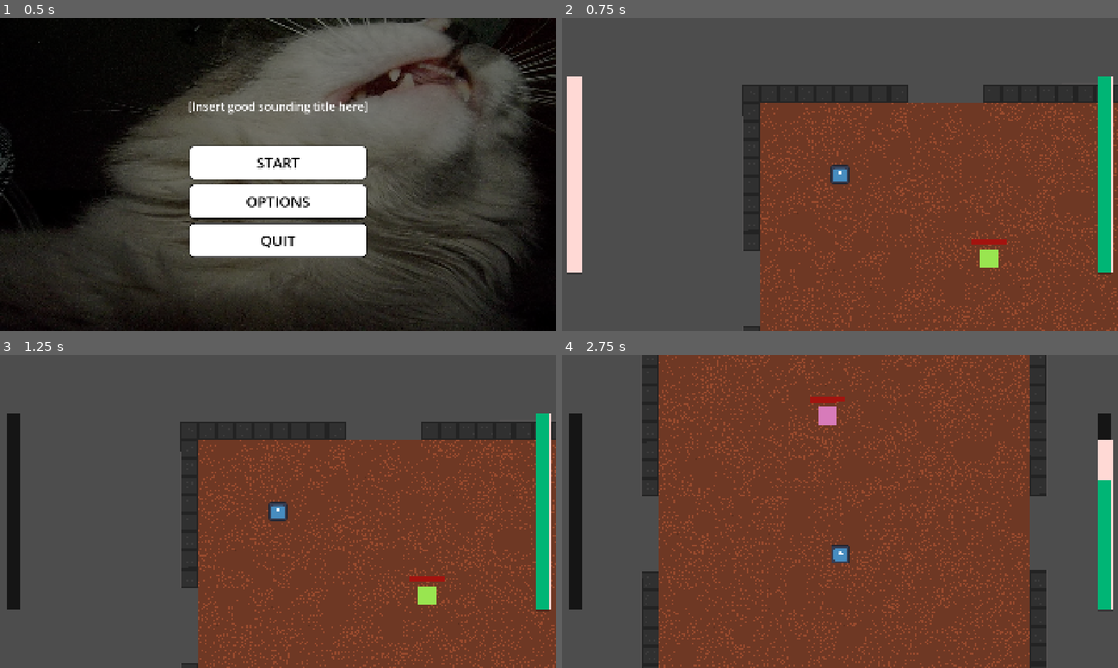
Above: before the commit, frames 1-4 (two rows, left to right).
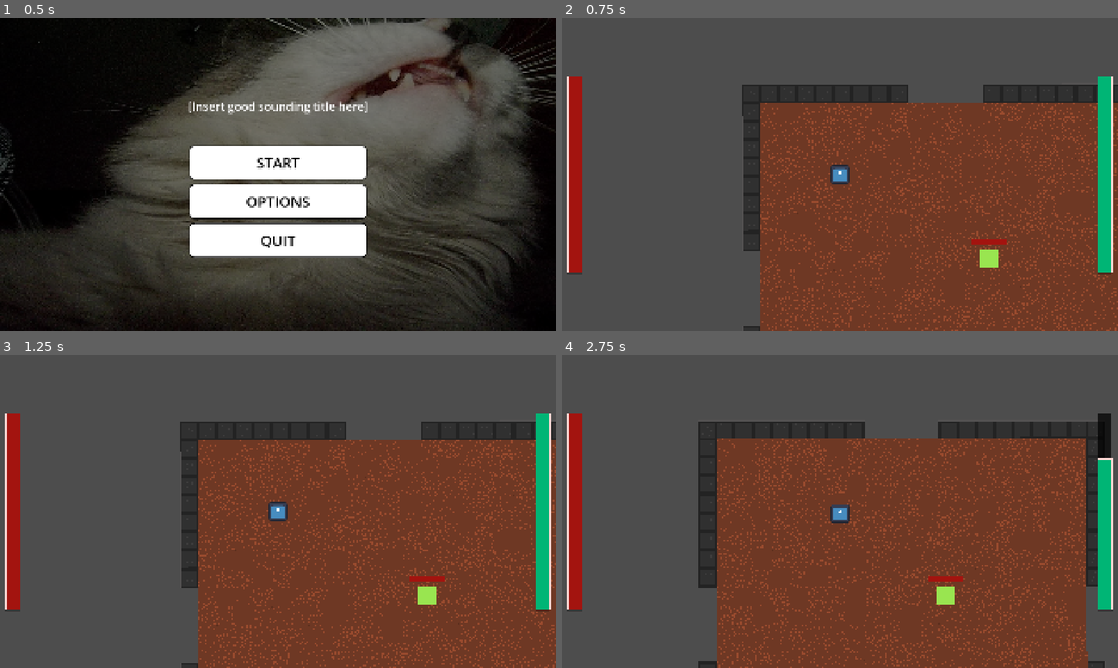
Above: after the commit, the same moments.

Repository: BananerCatter/untitled-roguelike
Game: Godot game, scene res://scenes/main_menu.tscn
Same seed, same stepped clock (60 frames per second), same inputs: the game is played once before the commit and once after it. The engine's default icon, where the game draws it, is replaced by a stand-in: a white triangle on a blue panel in a dark square.
Inputs (mouse positions are in pixels of both pictures, inside the frame that each line leads up to):
- Up to frame 1 (0.5 s): no input
- Up to frame 2 (0.75 s): click "START" at 0.5 s
- Up to frame 3 (1.25 s): no input
- Up to frame 4 (2.75 s): tap Enter at 1.25 s; move the mouse to (962, 495) at 1.27 s; hold D (right) 1.28-2.03 s; tap Shift (dash) at 1.35, 2.3 s; click (962, 495) at 1.55 s; move the mouse to (728, 527) at 2.02 s; hold S (down) from 2.03 s (still down); click (728, 527) at 2.1 s

Frame 1 is identical in both runs. In frame 2, 1.5% of the frame differs, in the area x 1-4%, y 18-82%; in frame 3, 1.7%; in frame 4, 48%, in the area x 0-100%, y 0-100%.

Commit message:
added hitboxes and hurtboxes

Diff:
--- a/untitled-roguelike/project.godot
+++ b/untitled-roguelike/project.godot
@@ -67,6 +67,11 @@
 "events": [null, Object(InputEventKey,"resource_local_to_scene":false,"resource_name":"","device":16,"window_id":0,"alt …(201 unchanged characters)…
 ]
 }
+light_attack={
+"deadzone": 0.2,
+"events": [null, Object(InputEventMouseButton,"resource_local_to_scene":false,"resource_name":"","device":-1,"window_id":0,"alt_pressed":false,"shift_pressed":false,"ctrl_pressed":false,"meta_pressed":false,"button_mask":0,"position":Vector2(0, 0),"global_position":Vector2(0, 0),"factor":1.0,"button_index":1,"canceled":false,"pressed":false,"double_click":false,"script":null)
+]
+}
 
 [layer_names]
 
--- a/untitled-roguelike/resources/base_enemy_stats.tres
+++ b/untitled-roguelike/resources/base_enemy_stats.tres
@@ -5,7 +5,7 @@
 [resource]
 resource_local_to_scene = true
 script = ExtResource("1_ckkd7")
-base_max_health = 300
+base_max_health = 100
 base_damage = 20.0
 base_defence = 10.0
 faction = 1
--- a/untitled-roguelike/resources/player_stats.tres
+++ b/untitled-roguelike/resources/player_stats.tres
@@ -3,8 +3,9 @@
 [ext_resource type="Script" uid="uid://cyurnsedhb28p" path="res://scripts/stats.gd" id="1_wld0n"]
 
 [resource]
+resource_local_to_scene = true
 script = ExtResource("1_wld0n")
 base_max_health = 300
-base_damage = 20.0
+base_damage = 40.0
 base_defence = 30.0
 metadata/_custom_type_script = "uid://cyurnsedhb28p"
--- a/untitled-roguelike/scenes/base_enemy.tscn
+++ b/untitled-roguelike/scenes/base_enemy.tscn
@@ -3,7 +3,11 @@
 [ext_resource type="Texture2D" uid="uid://bhp2st6ykjigg" path="res://assets/img/animation/Sprite-0001-Sheet.png" id="1_n1jr3"]
 [ext_resource type="Script" uid="uid://d0oqb5705hvbv" path="res://scripts/base_enemy.gd" id="1_sw3va"]
 [ext_resource type="Resource" uid="uid://baheirlcclwxy" path="res://resources/base_enemy_stats.tres" id="2_kegi0"]
-[ext_resource type="Script" uid="uid://dueorwigpeuty" path="res://scripts/progress_bar.gd" id="3_2kb2m"]
+[ext_resource type="Script" uid="uid://cfkxrn82ksxc7" path="res://scripts/enemy_hp.gd" id="4_64ljx"]
+[ext_resource type="Script" uid="uid://c2qaivfsi7ncn" path="res://scripts/hurtbox.gd" id="5_64ljx"]
+
+[sub_resource type="CircleShape2D" id="CircleShape2D_64ljx"]
+radius = 20.0
 
 [sub_resource type="AtlasTexture" id="AtlasTexture_sw3va"]
 atlas = ExtResource("1_n1jr3")
@@ -51,7 +55,7 @@
 radius = 70.0
 
 [sub_resource type="CircleShape2D" id="CircleShape2D_sw3va"]
-radius = 140.0
+radius = 180.0
 
 [sub_resource type="CircleShape2D" id="CircleShape2D_2kb2m"]
 radius = 20.0
@@ -78,7 +82,13 @@
 shadow_size = 1
 shadow_offset = Vector2(0, 1)
 
-[node name="BaseEnemy" type="CharacterBody2D" unique_id=1743834607 node_paths=PackedStringArray("sprite", "hitbox", "dash_duration", "dash_cooldown", "dash_brake", "enter_area", "exit_area")]
+[sub_resource type="CircleShape2D" id="CircleShape2D_lpp5k"]
+radius = 25.0
+
+[sub_resource type="CircleShape2D" id="CircleShape2D_vlovk"]
+radius = 12.0
+
+[node name="BaseEnemy" type="CharacterBody2D" unique_id=1743834607 node_paths=PackedStringArray("sprite", "dash_duration", "dash_cooldown", "dash_brake", "enter_area", "exit_area")]
 motion_mode = 1
 script = ExtResource("1_sw3va")
 stats = ExtResource("2_kegi0")
@@ -87,7 +97,7 @@
 speed = 100.0
 acceleration = 50.0
 dash_mult = 4.0
-hitbox = NodePath("CollisionShape2D")
+hitbox_shape = SubResource("CircleShape2D_64ljx")
 dash_duration = NodePath("DashDuration")
 dash_cooldown = NodePath("DashCooldown")
 dash_brake = NodePath("DashBrake")
@@ -142,6 +152,7 @@
 offset_bottom = 40.0
 
 [node name="ProgressBar" type="ProgressBar" parent="Control" unique_id=548487250]
+unique_name_in_owner = true
 z_index = 1
 custom_minimum_size = Vector2(30, 5)
 layout_mode = 0
@@ -152,9 +163,9 @@
 size_flags_vertical = 1
 theme_override_styles/background = SubResource("StyleBoxEmpty_yubou")
 theme_override_styles/fill = SubResource("StyleBoxFlat_rns2u")
-value = 100.0
+value = 60.0
 show_percentage = false
-script = ExtResource("3_2kb2m")
+script = ExtResource("4_64ljx")
 
 [node name="Timer" type="Timer" parent="Control/ProgressBar" unique_id=1982625604]
 wait_time = 0.5
@@ -175,11 +186,25 @@
 theme_override_styles/background = SubResource("StyleBoxFlat_bt76a")
 theme_override_styles/fill = SubResource("StyleBoxFlat_u2dgd")
 value = 100.0
-fill_mode = 3
 show_percentage = false
+
+[node name="AttackRange" type="Area2D" parent="." unique_id=1648761200]
+
+[node name="CollisionShape2D" type="CollisionShape2D" parent="AttackRange" unique_id=1598724817]
+shape = SubResource("CircleShape2D_lpp5k")
+
+[node name="Hurtbox" type="Area2D" parent="." unique_id=1655696417]
+script = ExtResource("5_64ljx")
+metadata/_custom_type_script = "uid://c2qaivfsi7ncn"
+
+[node name="CollisionShape2D" type="CollisionShape2D" parent="Hurtbox" unique_id=1018844325]
+shape = SubResource("CircleShape2D_vlovk")
+debug_color = Color(0.9892697, 0, 0.29782167, 0.41960785)
 
 [connection signal="body_entered" from="EnterArea" to="." method="_on_enter_area_body_entered"]
 [connection signal="body_exited" from="EnterArea" to="." method="_on_enter_area_body_exited"]
 [connection signal="body_exited" from="ExitArea" to="." method="_on_exit_area_body_exited"]
 [connection signal="body_exited" from="StopArea" to="." method="_on_exit_area_body_exited"]
 [connection signal="timeout" from="Control/ProgressBar/Timer" to="Control/ProgressBar" method="_on_timer_timeout"]
+[connection signal="body_entered" from="AttackRange" to="." method="_on_attack_range_body_entered"]
+[connection signal="body_exited" from="AttackRange" to="." method="_on_attack_range_body_exited"]
--- a/untitled-roguelike/scenes/player.tscn
+++ b/untitled-roguelike/scenes/player.tscn
@@ -3,6 +3,10 @@
 [ext_resource type="Texture2D" uid="uid://dtacd5ompcr4w" path="res://icon.svg" id="1_3vyb7"]
 [ext_resource type="Script" uid="uid://ctvnrgd2he8u8" path="res://scripts/player.gd" id="1_g2els"]
 [ext_resource type="Resource" uid="uid://wvnq8mbo1x63" path="res://resources/player_stats.tres" id="2_qhqgy"]
+[ext_resource type="Script" uid="uid://c2qaivfsi7ncn" path="res://scripts/hurtbox.gd" id="4_dqkch"]
+
+[sub_resource type="CircleShape2D" id="CircleShape2D_qhqgy"]
+radius = 15.0
 
 [sub_resource type="SpriteFrames" id="SpriteFrames_b013q"]
 animations = [{
@@ -16,15 +20,18 @@
 }]
 
 [sub_resource type="CircleShape2D" id="CircleShape2D_lpp5k"]
-radius = 7.2111025
+radius = 7.5
 
-[node name="Player" type="CharacterBody2D" unique_id=1112876604 node_paths=PackedStringArray("hitbox", "timer", "dash_cooldown", "stamina_cooldown")]
+[sub_resource type="CircleShape2D" id="CircleShape2D_qlg0r"]
+radius = 8.0
+
+[node name="Player" type="CharacterBody2D" unique_id=1112876604 node_paths=PackedStringArray("timer", "dash_cooldown", "stamina_cooldown")]
+motion_mode = 1
 script = ExtResource("1_g2els")
 stats = ExtResource("2_qhqgy")
 max_speed = 200.0
 speed = 200.0
 dash_mult = 1.5
-hitbox = NodePath("hitbox")
 acceleration = 500.0
 timer = NodePath("DashTime")
 dash_cooldown = NodePath("DashCooldown")
@@ -32,15 +39,13 @@
 max_stamina = 100.0
 stamina_cooldown = NodePath("Cooldown")
 stamina_recovery = 24.0
+hitbox_shape = SubResource("CircleShape2D_qhqgy")
 
 [node name="AnimatedSprite2D" type="AnimatedSprite2D" parent="." unique_id=1082742204]
 scale = Vector2(0.125, 0.125)
 sprite_frames = SubResource("SpriteFrames_b013q")
 
 [node name="CollisionShape2D" type="CollisionShape2D" parent="." unique_id=1457482273]
-shape = SubResource("CircleShape2D_lpp5k")
-
-[node name="hitbox" type="CollisionShape2D" parent="." unique_id=1985752426]
 shape = SubResource("CircleShape2D_lpp5k")
 
 [node name="Camera2D" type="Camera2D" parent="." unique_id=1699145894]
@@ -62,5 +67,12 @@
 one_shot = true
 autostart = true
 
+[node name="Hurtbox" type="Area2D" parent="." unique_id=1274399952]
+script = ExtResource("4_dqkch")
+metadata/_custom_type_script = "uid://c2qaivfsi7ncn"
+
+[node name="CollisionShape2D" type="CollisionShape2D" parent="Hurtbox" unique_id=1806957226]
+shape = SubResource("CircleShape2D_qlg0r")
+
 [connection signal="timeout" from="DashTime" to="." method="_on_dash_time_timeout"]
 [connection signal="timeout" from="DashCooldown" to="." method="_on_dash_cooldown_timeout"]
--- a/untitled-roguelike/scripts/base_enemy.gd
+++ b/untitled-roguelike/scripts/base_enemy.gd
@@ -10,8 +10,8 @@
 @export var dash_mult: float
 
 
-@export var hitbox: CollisionShape2D
-
+@export var hitbox_shape: Shape2D
+var hitbox: Hitbox
 
 @export var dash_duration: Timer
 @export var dash_cooldown: Timer
@@ -26,11 +26,14 @@
 @export var enter_area: Area2D
 @export var exit_area: Area2D
 
+@onready var damage_bar: ProgressBar = %ProgressBar
+
 var direction: Vector2
 var dash_direction: Vector2
 var player_found: bool =false
 var stop: bool = false
-enum States {IDLE, MOVING, DASH, ATTACK}
+var can_attack: bool = false
+enum States {IDLE, MOVING, DASH, LIGHT_ATTACK}
 
 var previous_state: States
 var state:States = States.IDLE
@@ -53,6 +56,8 @@
 
 			States.DASH:
 				exit_dash()
+			States.LIGHT_ATTACK:
+				exit_light_attack()
 func enter_state(entered_state:States) -> void:
 		match entered_state:
 			States.IDLE:
@@ -63,6 +68,8 @@
 
 			States.DASH:
 				enter_dash()
+			States.LIGHT_ATTACK:
+				exit_light_attack()
 #--------------------------------------------------------------
 #IDLE
 func enter_idle():
@@ -77,6 +84,7 @@
 
 	if player_found && dash_brake.is_stopped():
 		change_state(States.MOVING)
+
 func exit_idle():
 	pass
 #--------------------------------------------------------------
@@ -97,6 +105,8 @@
 		change_state(States.IDLE)
 	if !player_found:
 		change_state(States.IDLE)
+	if can_attack  && dash_cooldown.is_stopped():
+		change_state(States.LIGHT_ATTACK)
 func exit_moving():
 	pass
 #--------------------------------------------------------------
@@ -117,10 +127,20 @@
 	dash_brake.start()
 	dash_cooldown.start()
 	can_dash=false
+# Attack (for now just the light attack)
+func light_attack(delta:float):
+	hitbox = Hitbox.new (stats, 0.5, hitbox_shape)
+	add_child(hitbox)
+	change_state(States.IDLE)
+func enter_light_attack():
+	stamina -= 10
+func exit_light_attack():
+	dash_cooldown.start()
 #--------------------------------------------------------------
 func _ready() -> void:
 	change_state(States.IDLE,true)
-
+	stats.health_changed.connect(damage_bar._get_value)
+	stats.health_changed.emit(stats.health, stats.current_max_health)
 func _physics_process(delta: float) -> void:
 		match state:
 			States.IDLE:
@@ -131,6 +151,10 @@
 
 			States.DASH:
 				dash(delta)
+			States.LIGHT_ATTACK:
+				light_attack(delta)
+		if stats.health <=0:
+			queue_free()
 		move_and_slide()
 
 #--------------------------------------------------------------
@@ -159,3 +183,12 @@
 	if body == player:
 		stop=false
 		player_found=true
+
+
+func _on_attack_range_body_entered(body: Node2D) -> void:
+	if body == player:
+		can_attack = true
+
+func _on_attack_range_body_exited(body: Node2D) -> void:
+	if body == player:
+		can_attack = false
--- /dev/null
+++ b/untitled-roguelike/scripts/enemy_hp.gd
@@ -0,0 +1,34 @@
+extends ProgressBar
+
+@onready var timer =$Timer
+@onready var damage_bar =$DamageBar
+var health = value
+
+
+#WHY DO YOU KEEP DISSAPPEARINGGGG
+func _get_value(hp:int, max_health:int) -> void:
+	max_value=max_health
+	value=hp
+	timer.start()
+func init_health(_health):
+	health= _health
+	max_value = _health
+	value=health
+	damage_bar.max_value=health
+	damage_bar.value=health
+
+# Called when the node enters the scene tree for the first time.
+func _ready() -> void:
+
+	damage_bar.value=value
+
+
+
+# Called every frame. 'delta' is the elapsed time since the previous frame.
+
+
+
+func _on_timer_timeout() -> void:
+
+	damage_bar.value=value
+	damage_bar.max_value=value
--- a/untitled-roguelike/scripts/game_ui.gd
+++ b/untitled-roguelike/scripts/game_ui.gd
@@ -1,6 +1,6 @@
 extends CanvasLayer
 
-func _on_hp_changed(hp_value:float) -> void:
-	%ProgressBar._set_health(hp_value)
+func _on_hp_changed(hp_value:float, max_hp_value:float) -> void:
+	%ProgressBar._set_health((hp_value/max_hp_value)*100)
 func _on_stamina_changed(stamina_value:float) ->void:
 	%StaminaBar._set_health(stamina_value)
--- a/untitled-roguelike/scripts/hitbox.gd
+++ b/untitled-roguelike/scripts/hitbox.gd
@@ -1,13 +1,15 @@
-class_name hitbox extends Area2D
+class_name Hitbox extends Area2D
 
 # uncomment this when we have actual stats, for now just use an int for damage
 # var attacker_stats: Stats
-var attacker_damage: int
+var attacker_stats: Stats
 var hitbox_lifetime: float
 var shape: Shape2D
 
-func _init(_attacker_damage: int, _hitbox_lifetime: float, _shape: Shape2D) -> void:
-	attacker_damage=_attacker_damage
+
+
+func _init(_attacker_stats: Stats, _hitbox_lifetime: float, _shape: Shape2D) -> void:
+	attacker_stats=_attacker_stats
 	hitbox_lifetime=_hitbox_lifetime
 	shape=_shape
 func _ready():
@@ -23,8 +25,17 @@
 		var collision_shape = CollisionShape2D.new()
 		collision_shape.shape = shape
 		add_child(collision_shape)
+
 	set_collision_layer_value(1,false)
 	set_collision_mask_value(1,false)
 
+	match attacker_stats.faction:
+		Stats.factions.PLAYER:
+			set_collision_mask_value(1,true)
+		Stats.factions.ENEMY:
+			set_collision_mask_value(2,true)
+
 func _on_area_entered(area: Area2D):
-	pass
+	if not area.has_method("receive_hit"):
+		return
+	area.receive_hit(attacker_stats.current_damage)
--- /dev/null
+++ b/untitled-roguelike/scripts/hurtbox.gd
@@ -0,0 +1,17 @@
+class_name Hurtbox extends Area2D
+
+@onready var owner_stats: Stats = owner.stats
+
+func _ready() -> void:
+	monitoring=false
+	set_collision_layer_value(1,false)
+	set_collision_mask_value(1,false)
+
+	match owner_stats.faction:
+		Stats.factions.PLAYER:
+			set_collision_layer_value(2,true)
+		Stats.factions.ENEMY:
+			set_collision_layer_value(1,true)
+
+func receive_hit(damage):
+	owner_stats.take_damage(damage)
--- a/untitled-roguelike/scripts/main_level.gd
+++ b/untitled-roguelike/scripts/main_level.gd
@@ -5,10 +5,10 @@
 
 # Called when the node enters the scene tree for the first time.
 func _ready() -> void:
-	Player.hp_changed.connect(UI._on_hp_changed)
+	Player.stats.health_changed.connect(UI._on_hp_changed)
 	Player.stamina_changed.connect(UI._on_stamina_changed)
-	Player.stamina_changed.emit((Player.stamina*100)/Player.max_stamina)
-	Player.hp_changed.emit((Player.hp*100)/Player.max_hp)
+	Player.stats.health_changed.emit(Player.stats.health, Player.stats.current_max_health)
+	Player.hp_changed.emit((Player.stats.health*100)/Player.stats.current_max_health)
 
 
 
--- a/untitled-roguelike/scripts/player.gd
+++ b/untitled-roguelike/scripts/player.gd
@@ -11,7 +11,7 @@
 @export var dash_mult: float
 var hp: int
 var max_hp: int
-@export var hitbox: CollisionShape2D
+var hitbox: Hitbox
 @export var acceleration: float
 @export var timer: Timer
 @export var dash_cooldown: Timer
@@ -20,11 +20,11 @@
 @export var max_stamina: float
 @export var stamina_cooldown: Timer
 @export var stamina_recovery: float
-
+@export var hitbox_shape: Shape2D
 var faction = stats.factions
 #For now, the state machine is kinda pointless, but it will save us a looottt of time in the future, Ik we gotta work a lot of hours but we need to make these hours count !!!
 #-----------------------------------------------------------------------------------------------------------------
-enum States {IDLE, MOVING, DASH}
+enum States {IDLE, MOVING, DASH, LIGHT_ATTACK}
 var state = States.IDLE
 var previous_state: States
 var direction: Vector2
@@ -47,6 +47,10 @@
 
 			States.DASH:
 				exit_dash()
+
+			States.LIGHT_ATTACK:
+				exit_light_attack()
+
 func enter_state(entered_state:States) -> void:
 		match entered_state:
 			States.IDLE:
@@ -57,23 +61,25 @@
 
 			States.DASH:
 				enter_dash()
+
+			States.LIGHT_ATTACK:
+				enter_light_attack()
 #-----------------------------------------------------------------------------------------------------------------
 func _ready() -> void:
 	print (faction)
 	max_hp=stats.current_max_health
 	@warning_ignore("integer_division")
-	hp_changed.emit((stats.health*100)/stats.current_max_health)
+	stats.call_deferred("take_damage", 0)
+	hp_changed.emit(100)
 	stamina_changed.emit((stamina*100/max_stamina))
 func take_damage(damage:int) -> void:
-	stats.health-=damage
+	stats.take_damage(damage)
 	@warning_ignore("integer_division")
 	hp_changed.emit((stats.health*100)/max_hp)
 
 func heal(damage:int) -> void:
-	if(stats.health+damage>max_hp):
-		stats.health=max_hp
-	else:
-		stats.health+=damage
+
+	stats.take_damage(-damage)
 	@warning_ignore("integer_division")
 	hp_changed.emit((stats.health*100)/max_hp)
 
@@ -95,6 +101,8 @@
 	speed = move_toward(speed, 0, acceleration*delta)
 	if get_input() != Vector2.ZERO && dash_cooldown.is_stopped():
 		change_state(States.MOVING)
+	if Input.is_action_just_pressed("light_attack") && stamina >0:
+			change_state(States.LIGHT_ATTACK)
 	velocity=get_input()*speed
 func exit_idle():
 	pass
@@ -106,8 +114,9 @@
 	if get_input() == Vector2.ZERO:
 		change_state(States.IDLE)
 	if Input.is_action_just_pressed("dash") && can_dash:
-
 			change_state(States.DASH)
+	if Input.is_action_just_pressed("light_attack") && stamina >0:
+			change_state(States.LIGHT_ATTACK)
 	velocity = get_input()*speed
 func exit_moving():
 	pass
@@ -126,7 +135,15 @@
 		change_state(States.IDLE)
 func exit_dash():
 	dash_cooldown.start()
-
+#-----------------------------------------------------------------------------------------------------------------
+func light_attack(delta:float):
+	hitbox = Hitbox.new (stats, 0.5, hitbox_shape)
+	add_child(hitbox)
+	change_state(States.IDLE)
+func enter_light_attack():
+	stamina -= 10
+func exit_light_attack():
+	dash_cooldown.start()
 
 func lose_stamina(lost_stamina:float):
 	stamina -= lost_stamina
@@ -149,7 +166,8 @@
 		States.DASH:
 			dash(delta)
 
-			speed = move_toward(speed, max_speed*dash_mult, acceleration*delta*dash_mult)
+		States.LIGHT_ATTACK:
+			light_attack(delta)
 
 	if(stats.health<=0):
 		on_death.emit()
--- a/untitled-roguelike/scripts/progress_bar.gd
+++ b/untitled-roguelike/scripts/progress_bar.gd
@@ -24,6 +24,7 @@
 
 # Called when the node enters the scene tree for the first time.
 func _ready() -> void:
+	health=100
 	damage_bar.value=value
 
 
--- a/untitled-roguelike/scripts/stats.gd
+++ b/untitled-roguelike/scripts/stats.gd
@@ -22,6 +22,9 @@
 func setup_stats() -> void:
 	current_max_health=base_max_health
 	health=current_max_health
+	current_damage=base_damage
+func take_damage(dmg:int):
+	_on_health_set(health-dmg)
 func _on_health_set(new_value:int):
 	health=clampi(new_value,0,current_max_health)
 	if health <= 0:
Not shown, added: untitled-roguelike/scripts/enemy_hp.gd.uid
Not shown, added: untitled-roguelike/scripts/hurtbox.gd.uid
